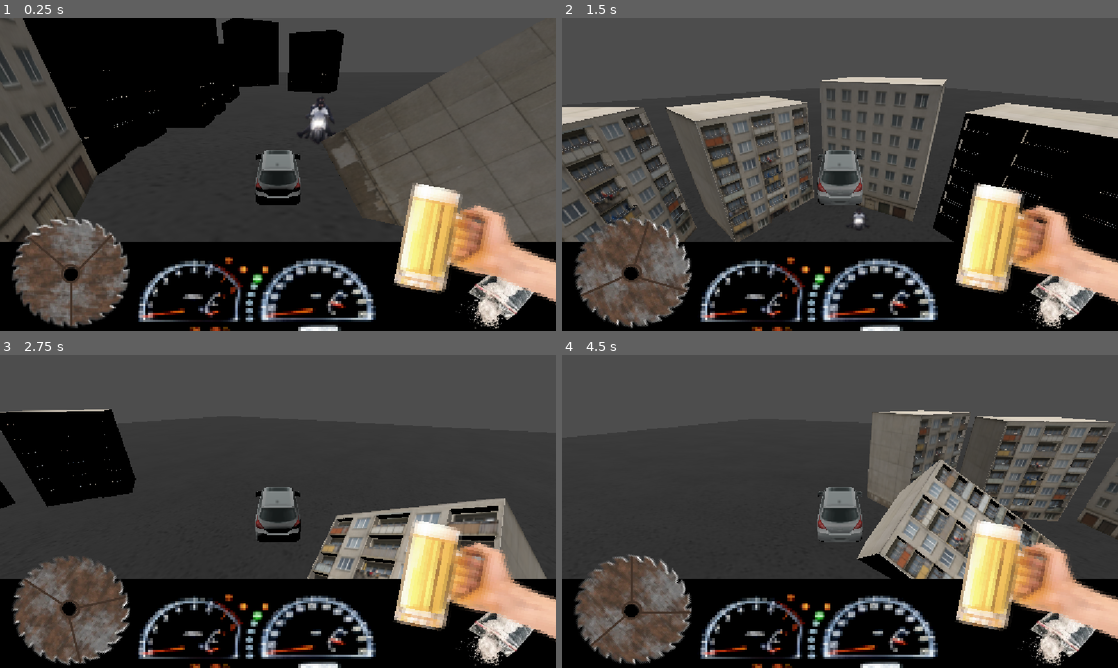
Above: before the commit, frames 1-4 (two rows, left to right).
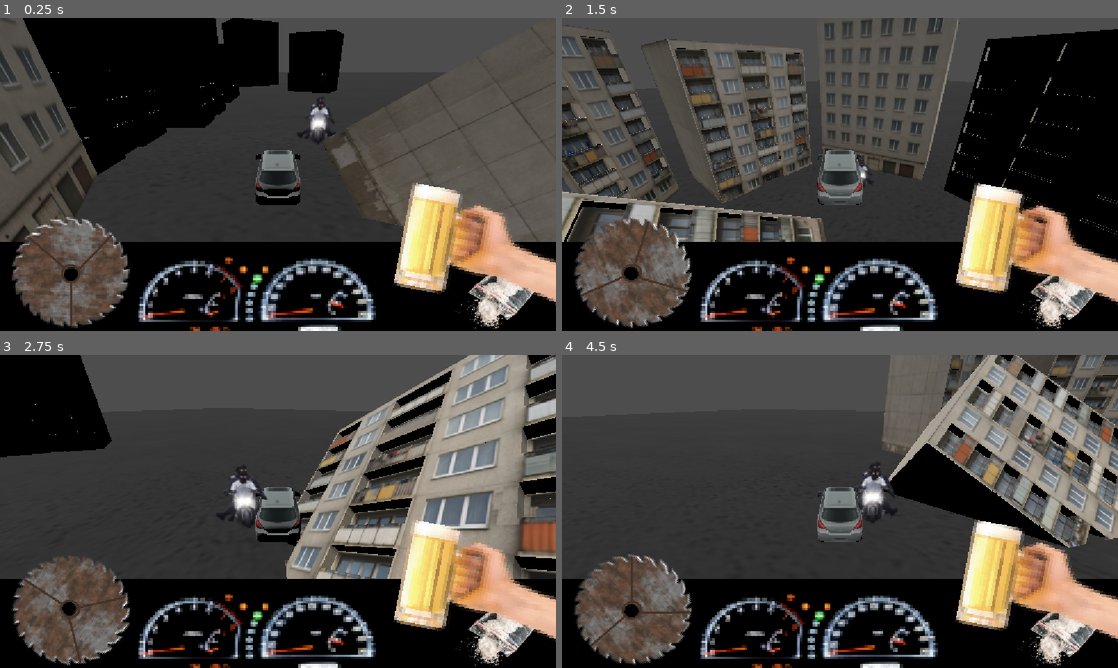
Above: after the commit, the same moments.

Repository: louwuu/Escape-from-Lenton
Game: Godot game, scene res://networking_test.tscn
Same seed, same stepped clock (60 frames per second), same inputs: the game is played once before the commit and once after it.
Inputs:
- Up to frame 1 (0.25 s): no input
- Up to frame 2 (1.5 s): tap Enter (ui_accept) at 0.5, 0.77 s; hold Right (ui_right) 0.53-1.28 s; hold Down (ui_down) from 1.28 s (still down)
- Up to frame 3 (2.75 s): tap Enter (ui_accept) at 1.52 s; release Down (ui_down) at 2.03 s; hold Right (ui_right) from 2.03 s (still down)
- Up to frame 4 (4.5 s): release Right (ui_right) at 2.78 s; hold Up (ui_up) 2.78-3.53 s; tap Enter (ui_accept) at 3.02, 3.77 s; hold Left (ui_left) from 3.53 s (still down)

The runs differ from the first frame. In frame 1, less than 0.1% of the frame differs, in the area x 9-63%, y 0-55%; in frame 2, 26%; in frame 3, 30%, in the area x 0-100%, y 0-72%; in frame 4, 23%.

Commit message:
bill ding

Diff:
--- a/escape-from-lenton/Scripts/player.gd
+++ b/escape-from-lenton/Scripts/player.gd
@@ -10,7 +10,7 @@
 func _physics_process(delta: float) -> void:
 	# Add the gravity.
 	if not is_on_floor():
-		velocity += get_gravity() * delta
+		velocity += get_gravity() * delta * 2
 
 	# Handle jump.
 	if is_on_floor() and Input.is_action_pressed("ui_accept"):
